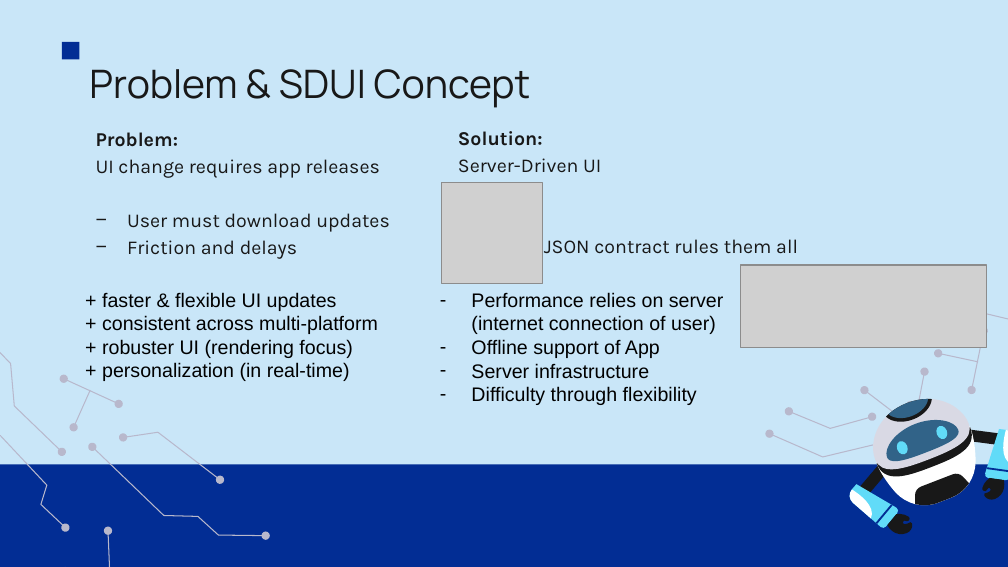
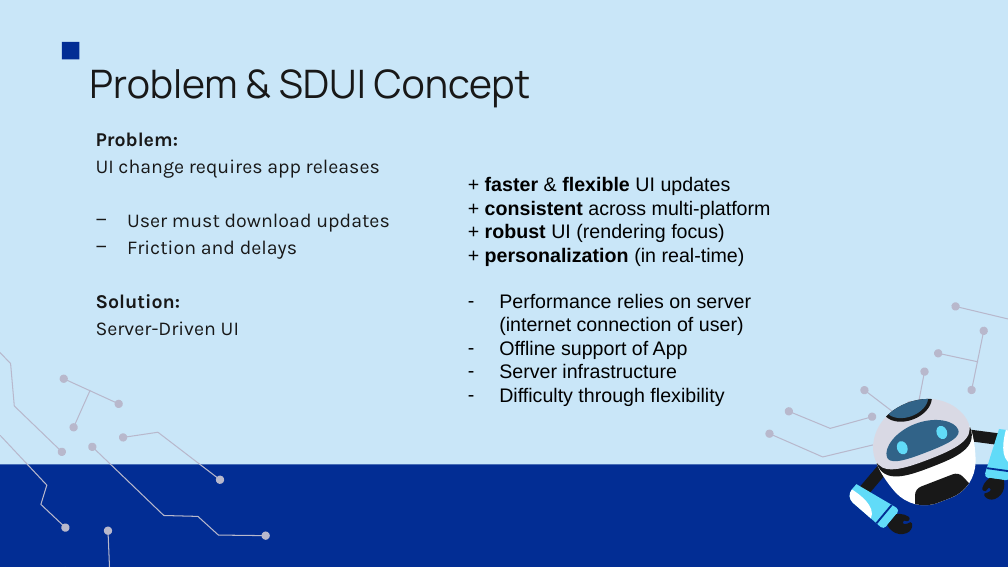
Before and after one commit to flo1166/check24_challenge, a slide deck: slide 2 of Check24_Video_Script.pptx. Drawn at 1008x567 pixels with LibreOffice and Linux fonts; fonts in the diff are those of the drawing; grey boxes stand for pictures. Boxes give left, top, right and bottom in pixels: in the first picture for what was removed or moved away, otherwise in the second. Text is boxed around its words. In the diff, an @@ line names an element or a change of style, - is before the commit and + after.

```diff
--- a/Check24_Video_Script.pptx
+++ b/Check24_Video_Script.pptx
@@ subtitle removed at (x1=458, y1=131, x2=798, y2=254) @@
-Solution:
-Server-Driven UI
-A JSON contract rules them all
@@ text "+ faster & flexible UI ..." moved from (x1=102, y1=292, x2=378, y2=381) to (x1=485, y1=176, x2=771, y2=266) @@
@@ text at (x1=485, y1=176, x2=771, y2=266): bold on in "faster flexible", "consistent", "personalization" @@
@@ picture removed at (x1=442, y1=182, x2=542, y2=283) @@
@@ text at (x1=485, y1=223, x2=724, y2=242): text changed @@
-+ robuster UI (rendering focus)
++ robust UI (rendering focus)
@@ picture removed at (x1=740, y1=265, x2=986, y2=348) @@
@@ subtitle at (x1=96, y1=294, x2=239, y2=336): paragraphs added @@
+Solution:
+Server-Driven UI
@@ text "Performance relies on server (internet ..." moved from (x1=471, y1=292, x2=723, y2=405) to (x1=499, y1=293, x2=751, y2=406) @@
```
Also in this commit, not shown: 1 other slide changed, 1 slide added, 1 slide removed.
